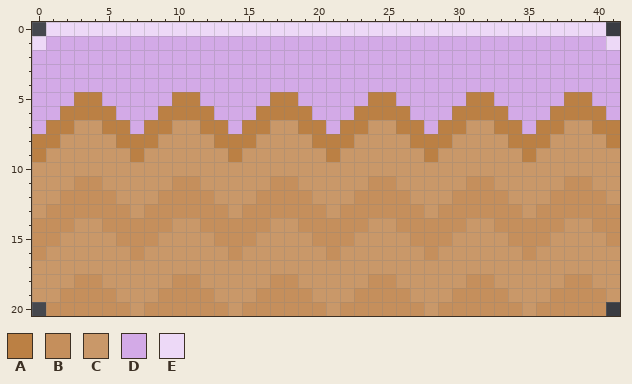
Pixel-art sprite: img/grass_2x1.png. The first picture shows the starting point.
The file is 84x42 pixels, drawn in blocks of 2x2; one block is one cell here.
Palette (. is transparent): A #bb8044  B #c58f5c  C #c99869  D #d3aae7  E #edd9f7
Pixels before, first column x 0:
 0 .EEEEEEEEEEEEEEEEEEEEEEEEEEEEEEEEEEEEEEEE.
 1 EDDDDDDDDDDDDDDDDDDDDDDDDDDDDDDDDDDDDDDDDE
 2 DDDDDDDDDDDDDDDDDDDDDDDDDDDDDDDDDDDDDDDDDD
 3 DDDDDDDDDDDDDDDDDDDDDDDDDDDDDDDDDDDDDDDDDD
 4 DDDDDDDDDDDDDDDDDDDDDDDDDDDDDDDDDDDDDDDDDD
 5 DDDAADDDDDAADDDDDAADDDDDAADDDDDAADDDDDAADD
 6 DDAAAADDDAAAADDDAAAADDDAAAADDDAAAADDDAAAAD
 7 DAACCAADAACCAADAACCAADAACCAADAACCAADAACCAA
 8 AACCCCAAACCCCAAACCCCAAACCCCAAACCCCAAACCCCA
 9 ACCCCCCACCCCCCACCCCCCACCCCCCACCCCCCACCCCCC
10 CCCCCCCCCCCCCCCCCCCCCCCCCCCCCCCCCCCCCCCCCC
11 CCCBBCCCCCBBCCCCCBBCCCCCBBCCCCCBBCCCCCBBCC
12 CCBBBBCCCBBBBCCCBBBBCCCBBBBCCCBBBBCCCBBBBC
13 CBBBBBBCBBBBBBCBBBBBBCBBBBBBCBBBBBBCBBBBBB
14 BBBCCBBBBBCCBBBBBCCBBBBBCCBBBBBCCBBBBBCCBB
15 BBCCCCBBBCCCCBBBCCCCBBBCCCCBBBCCCCBBBCCCCB
16 BCCCCCCBCCCCCCBCCCCCCBCCCCCCBCCCCCCBCCCCCC
17 CCCCCCCCCCCCCCCCCCCCCCCCCCCCCCCCCCCCCCCCCC
18 CCCBBCCCCCBBCCCCCBBCCCCCBBCCCCCBBCCCCCBBCC
19 CCBBBBCCCBBBBCCCBBBBCCCBBBBCCCBBBBCCCBBBBC
20 .BBBBBBCBBBBBBCBBBBBBCBBBBBBCBBBBBBCBBBBB.
After:
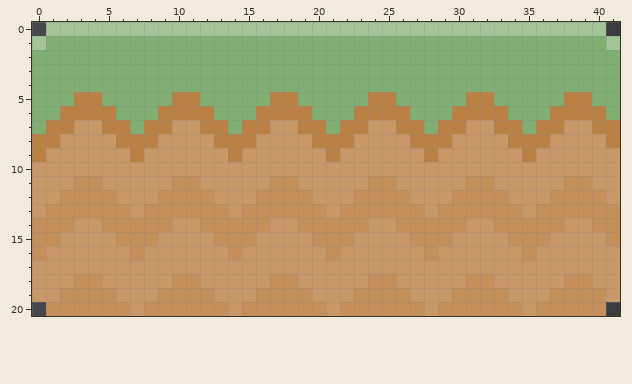
What changed:
colour D: #d3aae7 -> #81ae73
colour E: #edd9f7 -> #a3c499
Where, in picture pixels (left, top, right, bottom), the same in both pictures:
changed: (32, 22, 620, 134)
